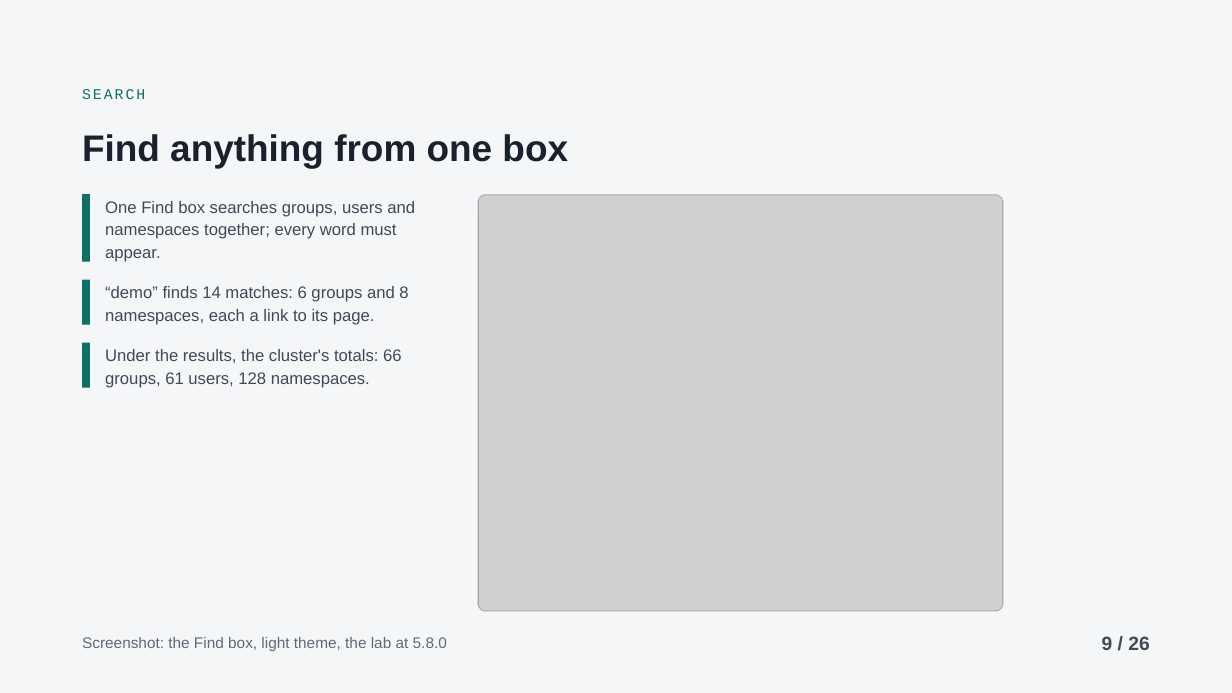
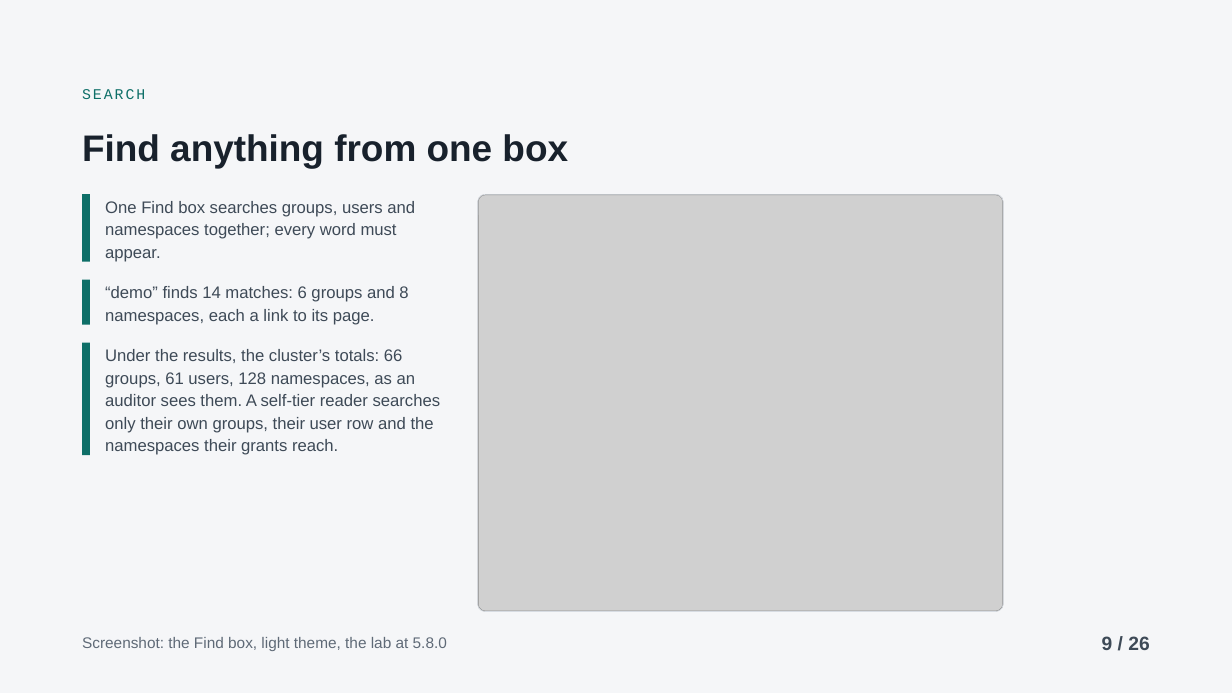
Before and after one commit to ephico2real2/group-sync-dashboard, a slide deck: slide 9 of docs/presentations/access-tracking-intro/deck.pptx. Drawn at 1232x693 pixels with LibreOffice and Linux fonts; fonts in the diff are those of the drawing; grey boxes stand for pictures. Boxes give left, top, right and bottom in pixels: in the first picture for what was removed or moved away, otherwise in the second. Text is boxed around its words. In the diff, an @@ line names an element or a change of style, - is before the commit and + after.

```diff
--- a/docs/presentations/access-tracking-intro/deck.pptx
+++ b/docs/presentations/access-tracking-intro/deck.pptx
@@ line moved from (86, 343) - (86, 388) to (86, 343) - (86, 456) @@
@@ text at (105,349,441,455): text changed @@
-Under the results, the cluster's totals: 66 groups, 61 users, 128 namespaces.
+Under the results, the cluster’s totals: 66 groups, 61 users, 128 namespaces, as an auditor sees them. A self-tier reader searches only their own groups, their user row and the namespaces their grants reach.
```
Also in this commit, not shown: 5 other slides changed, 3 other files.
